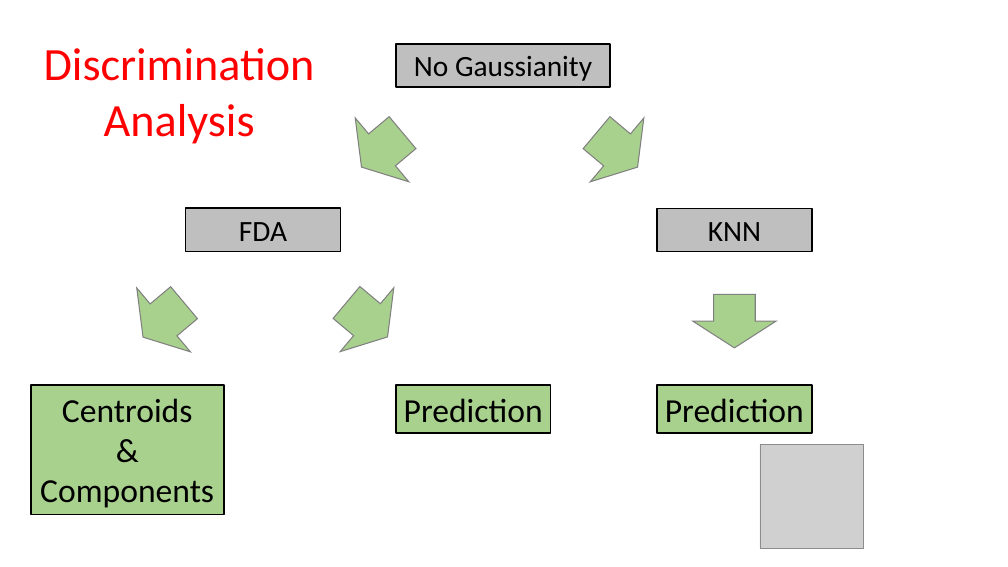
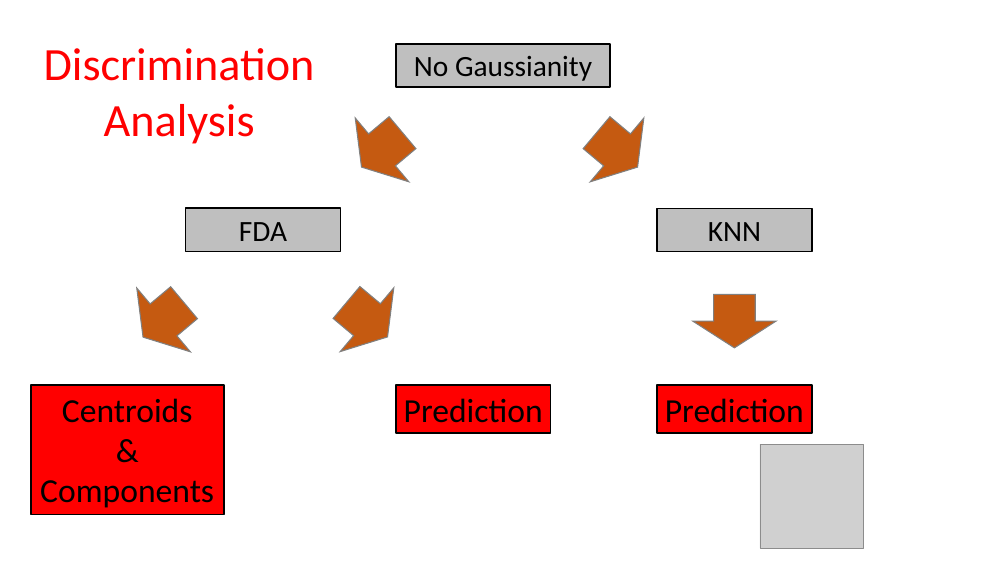
Before and after one commit to skiamu/StatApp_test, a slide deck: slide 3 of AAA-Final presentation/PresentazioneMowy.pptx (slide 4 before the commit). Drawn at 1008x567 pixels with LibreOffice and Linux fonts; fonts in the diff are those of the drawing; grey boxes stand for pictures. Boxes give left, top, right and bottom in pixels: in the first picture for what was removed or moved away, otherwise in the second. Text is boxed around its words. In the diff, an @@ line names an element or a change of style, - is before the commit and + after.

```diff
--- a/AAA-Final presentation/PresentazioneMowy.pptx
+++ b/AAA-Final presentation/PresentazioneMowy.pptx
@@ fill #A9D18E to #C55A11 in 5 elements at (575,123,659,177), (340,123,423,177), (122,293,205,347), (325,293,408,346), (693,294,776,348) @@
@@ fill #A9D18E to #FF0000 in 3 elements at (396,385,551,433), (31,385,225,515), (657,385,812,433) @@
```
Also in this commit, not shown: 1 other slide changed, 1 slide added, 3 slides removed.
